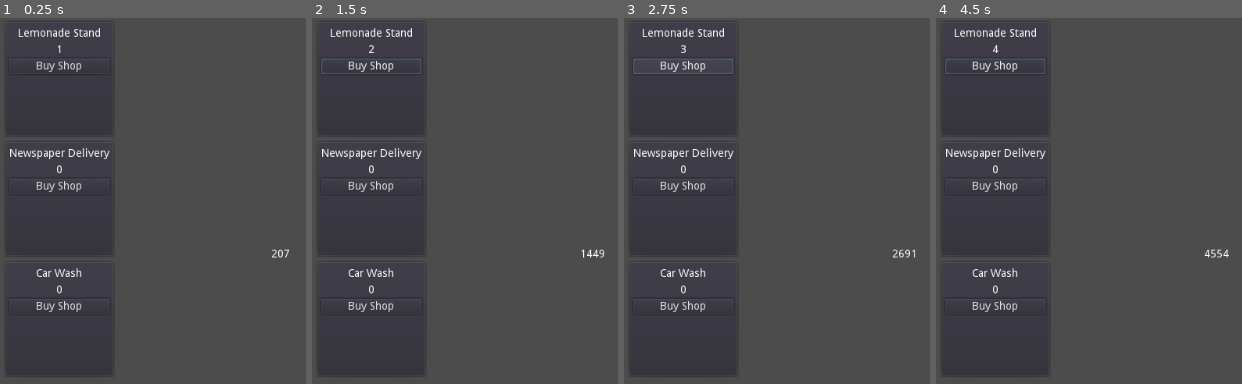
Above: before the commit, frames 1-4 (left to right).
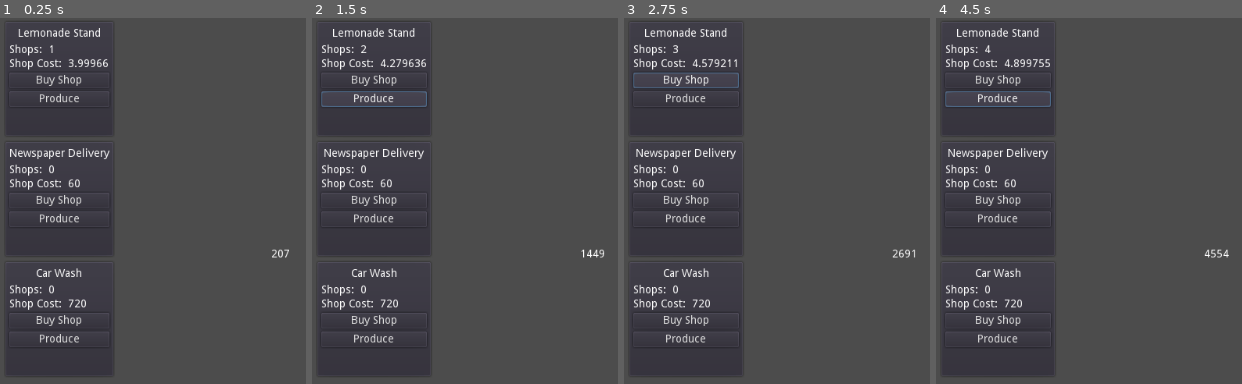
Above: after the commit, the same moments.

Repository: lazygnulf/LazyGnulfProto
Game: Godot game, scene res://Game.tscn
The game is run twice, just before and just after one commit, with the same random seed, the same clock (stepped at 60 frames per second) and the same inputs.
Inputs (mouse positions are in pixels of both pictures, inside the frame that each line leads up to):
- Up to frame 1 (0.25 s): no input
- Up to frame 2 (1.5 s): click "Buy Shop" at 0.5 s; click (373, 98) at 1.25 s, where only the run after the commit has a clickable "Produce"
- Up to frame 3 (2.75 s): click "Buy Shop" at 2 s
- Up to frame 4 (4.5 s): click (997, 98) at 2.75 s, where only the run after the commit has a clickable "Produce"; click "Buy Shop" at 3.5 s; click (997, 98) at 4.25 s, where only the run after the commit has a clickable "Produce"

The runs differ from the first frame. In frame 1, 2.8% of the frame differs, in the area x 3-36%, y 7-89%; in frame 2, 4.5%; in frame 3, 4.4%; in frame 4, 4.5%, in the area x 2-38%, y 2-91%.

Commit message:
Display cost for next shop

Diff:
--- a/Business.gd
+++ b/Business.gd
@@ -4,13 +4,16 @@
 
 export (String) var business_name = "[Business Name]"
 export (int) var initial_num_shops = 0
+export (float) var base_cost = 0.0
+export (float) var cost_factor = 0.0
 
 export (float) var income = 0.0
 export (float) var income_rate = 0.0 # in sec
 
-onready var name_label = $Conti/NameLabel
-onready var shops_label = $Conti/ShopsLabel
-onready var buy_shops_button = $Conti/BuyShops
+onready var name_label = $VBox/NameLabel
+onready var shops_label = $VBox/HBox/NumShops
+onready var shop_cost_label = $VBox/HBox2/ShopCost
+onready var buy_shops_button = $VBox/BuyShops
 
 var num_shops: int = 0
 
@@ -26,15 +29,18 @@
 
 func _ready():
 	num_shops = initial_num_shops
-	name_label.text = business_name
-	shops_label.text = str(num_shops)
 	buy_shops_button.connect("pressed", self, "_on_BuyShops_pressed")
+	_update_ui()
 	#var timer = get_shops_node().find_node("IncomeTimer")
 	#timer.connect("timeout", self, "_on_timer_timeout")
 
+func next_shop_cost() -> float:
+	return base_cost * pow(cost_factor, num_shops)
 
-#func _process(delta):
-#	pass
+func _update_ui() -> void:
+	name_label.text = business_name
+	shops_label.text = str(num_shops)
+	shop_cost_label.text = str(next_shop_cost())
 
 func set_account(acc):
 	account = acc
@@ -57,4 +63,4 @@
 
 func _on_BuyShops_pressed():
 	num_shops += 1
-	shops_label.text = str(num_shops)
+	_update_ui()
--- a/Business.tscn
+++ b/Business.tscn
@@ -15,13 +15,13 @@
 "_edit_use_anchors_": false
 }
 
-[node name="Conti" type="VBoxContainer" parent="."]
+[node name="VBox" type="VBoxContainer" parent="."]
 margin_left = 7.0
 margin_top = 7.0
 margin_right = 218.0
 margin_bottom = 143.0
 
-[node name="NameLabel" type="Label" parent="Conti"]
+[node name="NameLabel" type="Label" parent="VBox"]
 margin_right = 211.0
 margin_bottom = 20.0
 rect_min_size = Vector2( 0, 20 )
@@ -32,16 +32,60 @@
 "_edit_use_anchors_": false
 }
 
-[node name="ShopsLabel" type="Label" parent="Conti"]
+[node name="HBox" type="HBoxContainer" parent="VBox"]
 margin_top = 24.0
 margin_right = 211.0
 margin_bottom = 38.0
+__meta__ = {
+"_edit_use_anchors_": false
+}
+
+[node name="NumShopsLabel" type="Label" parent="VBox/HBox"]
+margin_right = 46.0
+margin_bottom = 14.0
+text = "Shops: "
+__meta__ = {
+"_edit_use_anchors_": false
+}
+
+[node name="NumShops" type="Label" parent="VBox/HBox"]
+margin_left = 50.0
+margin_right = 66.0
+margin_bottom = 14.0
 text = "[0]"
 align = 1
 valign = 1
+__meta__ = {
+"_edit_use_anchors_": false
+}
 
-[node name="BuyShops" type="Button" parent="Conti"]
+[node name="HBox2" type="HBoxContainer" parent="VBox"]
 margin_top = 42.0
 margin_right = 211.0
-margin_bottom = 62.0
+margin_bottom = 56.0
+__meta__ = {
+"_edit_use_anchors_": false
+}
+
+[node name="ShopCostLabel" type="Label" parent="VBox/HBox2"]
+margin_right = 71.0
+margin_bottom = 14.0
+text = "Shop Cost: "
+
+[node name="ShopCost" type="Label" parent="VBox/HBox2"]
+margin_left = 75.0
+margin_right = 91.0
+margin_bottom = 14.0
+text = "[0]"
+
+[node name="BuyShops" type="Button" parent="VBox"]
+margin_top = 60.0
+margin_right = 211.0
+margin_bottom = 80.0
 text = "Buy Shop"
+
+[node name="Produce" type="Button" parent="VBox"]
+margin_top = 84.0
+margin_right = 211.0
+margin_bottom = 104.0
+text = "Produce"
--- a/Shops.tscn
+++ b/Shops.tscn
@@ -33,6 +33,8 @@
 margin_bottom = 150.0
 business_name = "Lemonade Stand"
 initial_num_shops = 1
+base_cost = 3.738
+cost_factor = 1.07
 income = 1.0
 
 [node name="Newspaper" parent="VBoxContainer" groups=[
@@ -45,6 +47,8 @@
 margin_right = 122.0
 margin_bottom = 304.0
 business_name = "Newspaper Delivery"
+base_cost = 60.0
+cost_factor = 1.15
 income = 7.0
 
 [node name="Carwash" parent="VBoxContainer" groups=[
@@ -57,4 +61,6 @@
 margin_right = 122.0
 margin_bottom = 458.0
 business_name = "Car Wash"
+base_cost = 720.0
+cost_factor = 1.14
 income = 199.0
